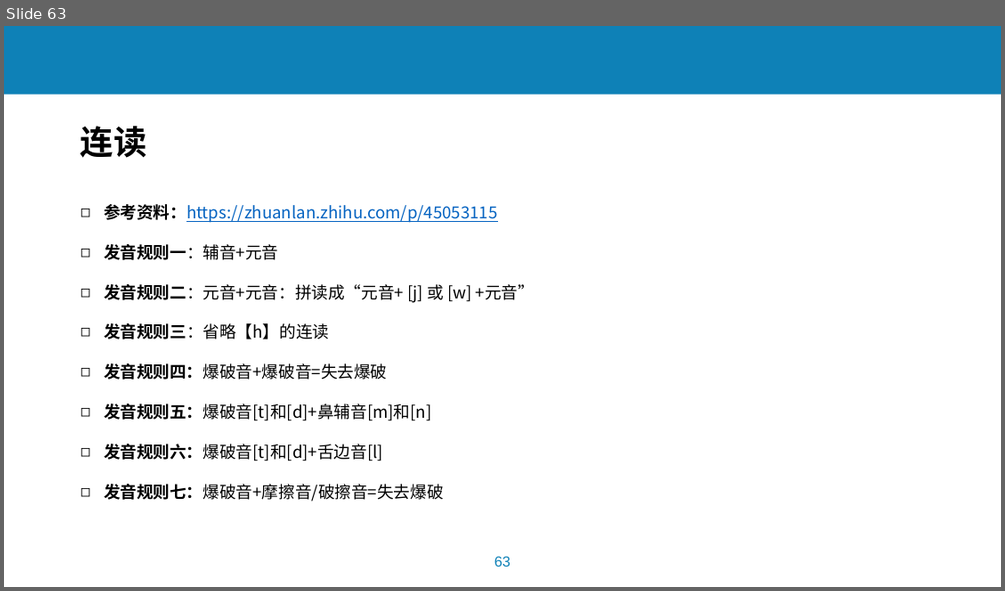
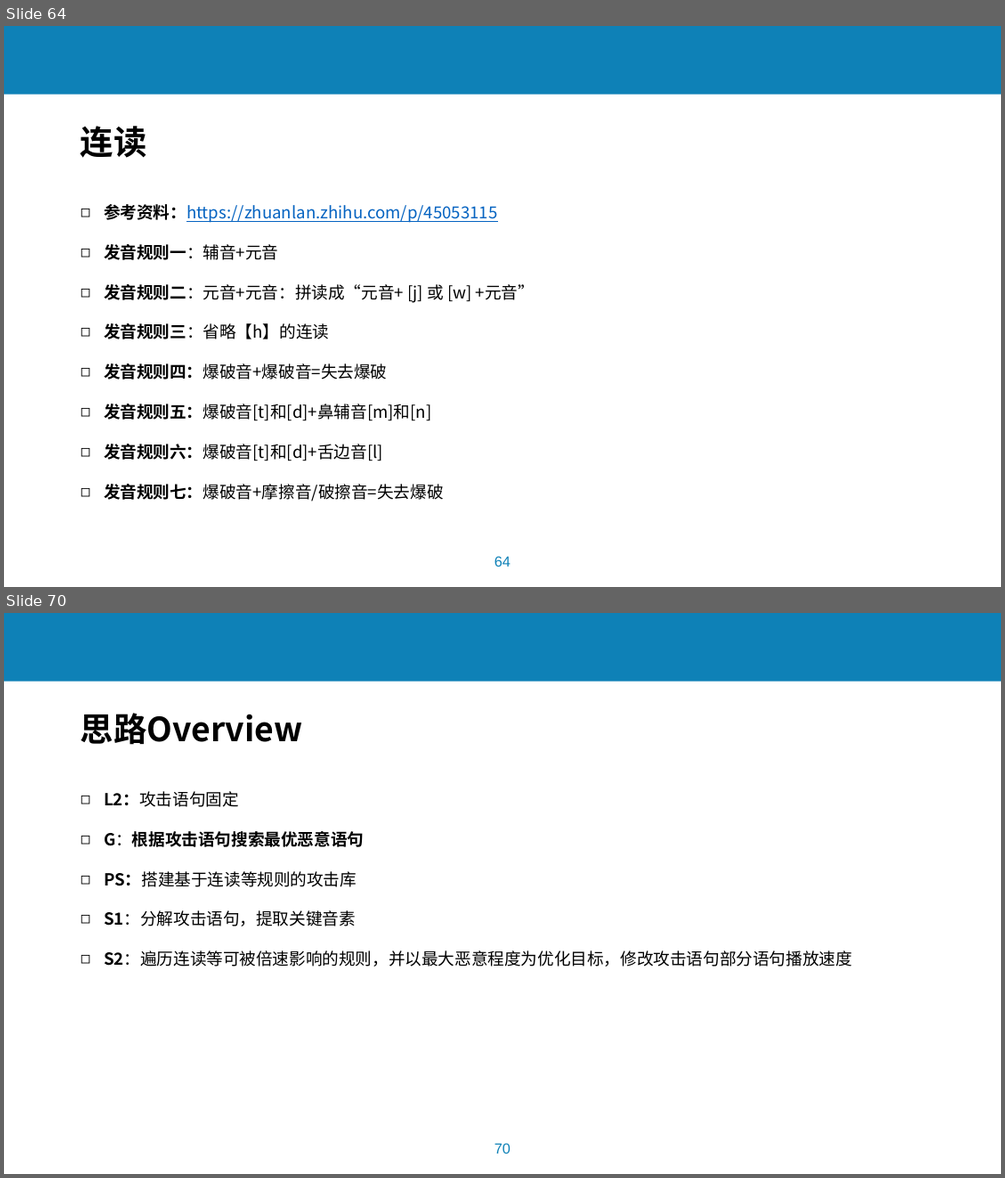
Before and after one commit to lchmoxing/audio_tsm_test, a slide deck: documents/基于音频预处理过程的语音识别系统攻击3.0.pptx. Shown one above the other, each under a label of ours: slide 63 before the commit, slides 64 and 70 after it; the slides between them are not shown. The pictures are 1005x591 and 1005x1178 pixels, drawn with LibreOffice and Linux fonts; fonts in the diff are those of the drawing; background and template pictures are left out. Boxes give left, top, right and bottom in pixels: in the first picture for what was removed or moved away, otherwise in the second. Text is boxed around its words. In the diff, an @@ line names an element or a change of style, - is before the commit and + after.

```diff
--- a/documents/基于音频预处理过程的语音识别系统攻击3.0.pptx
+++ b/documents/基于音频预处理过程的语音识别系统攻击3.0.pptx
@@ slide 70 added at (4, 613, 1001, 1174), background #FFFFFF; not listed: 2 template elements that a slide beside it also shows @@
@@ text added at (81, 713, 303, 745), 32 pt, text #000000, bold @@
+思路Overview
@@ text added at (104, 791, 852, 966), 16 pt, text #000000 @@
+◻ L2：攻击语句固定
+◻ G：根据攻击语句搜索最优恶意语句
+◻ PS：搭建基于连读等规则的攻击库
+◻ S1：分解攻击语句，提取关键音素
+◻ S2：遍历连读等可被倍速影响的规则，并以最大恶意程度为优化目标，修改攻击语句部分语句播放速度
@@ what was slide 63 is now slide 64 @@
@@ page number at (494, 556, 510, 566): text changed @@
-63
+64
```
Also in this commit, not shown: 1 slide changed, 8 other slides added.
